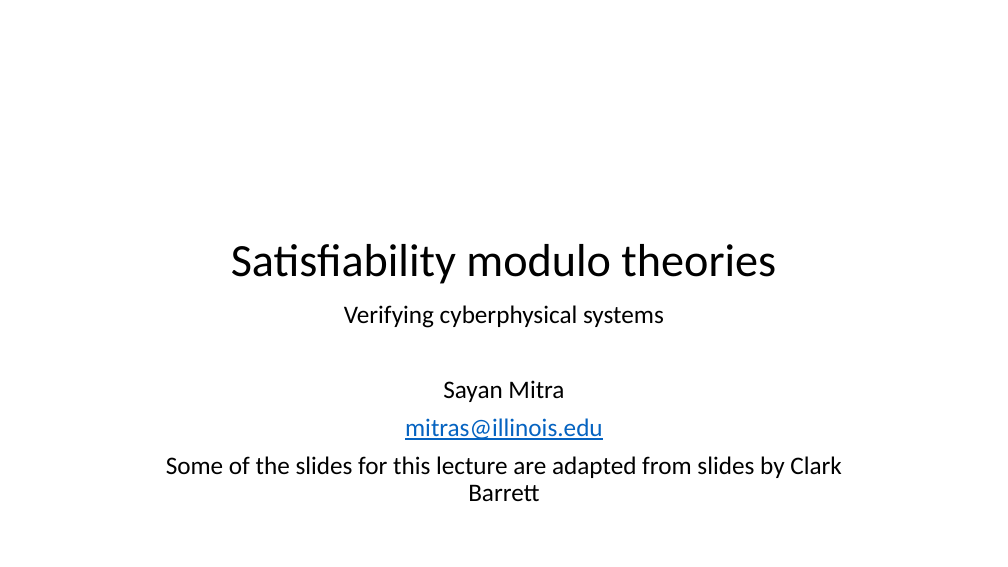
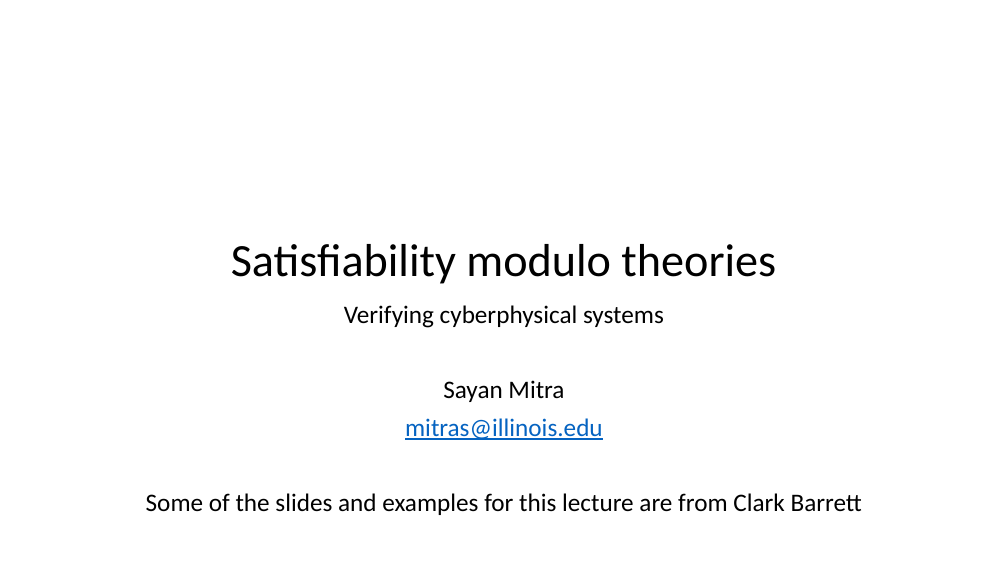
Before and after one commit to sayanmitracode/cpsbooksite, a slide deck: slide 1 of Slides/smt.pptx. Drawn at 1008x567 pixels with LibreOffice and Linux fonts; fonts in the diff are those of the drawing. Boxes give left, top, right and bottom in pixels: in the first picture for what was removed or moved away, otherwise in the second. Text is boxed around its words. In the diff, an @@ line names an element or a change of style, - is before the commit and + after.

Commit message:
ctl lecture done

```diff
--- a/Slides/smt.pptx
+++ b/Slides/smt.pptx
@@ subtitle at [146, 493, 862, 515]: text changed @@
-Some of the slides for this lecture are adapted from slides by Clark Barrett
+Some of the slides and examples for this lecture are from Clark Barrett
```
Also in this commit, not shown: 2 other slides changed, 4 other files.
